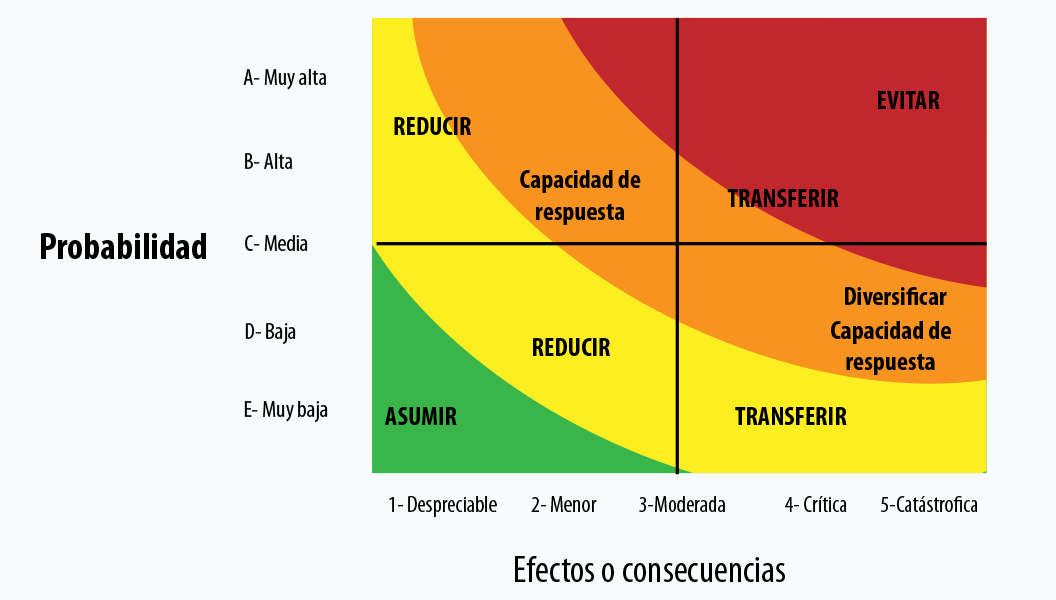
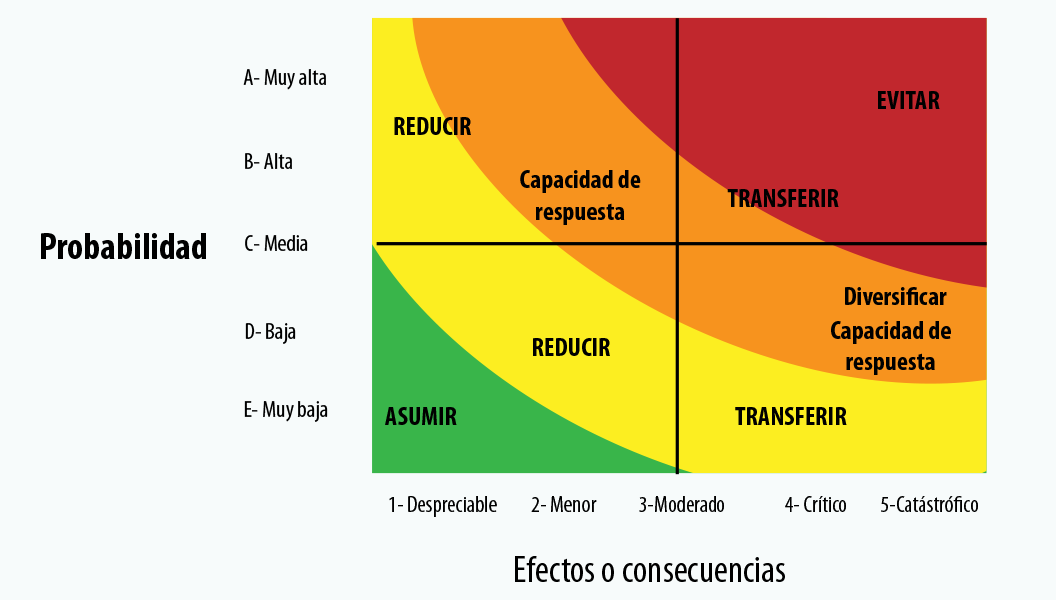
Layer changes from the first 1056px x 600px image to the second:
added group "Grupo 1" with 7 layers above "Capa 2" over (717, 496, 978, 512)
added layer "Capa 3 copia 2" in group "Grupo 1" over (971, 500, 978, 512)
added layer "Capa 3 copia" in group "Grupo 1" over (717, 500, 724, 512)
added layer "Capa 3" in group "Grupo 1" over (839, 500, 846, 512)
added layer "Rectángulo 3" in group "Grupo 1" over (971, 500, 978, 512)
added layer "Rectángulo 2" in group "Grupo 1" over (839, 500, 846, 512)
added layer "Rectángulo 1" in group "Grupo 1" over (717, 500, 725, 512)
added layer "Capa 4" in group "Grupo 1" over (948, 496, 953, 500)
